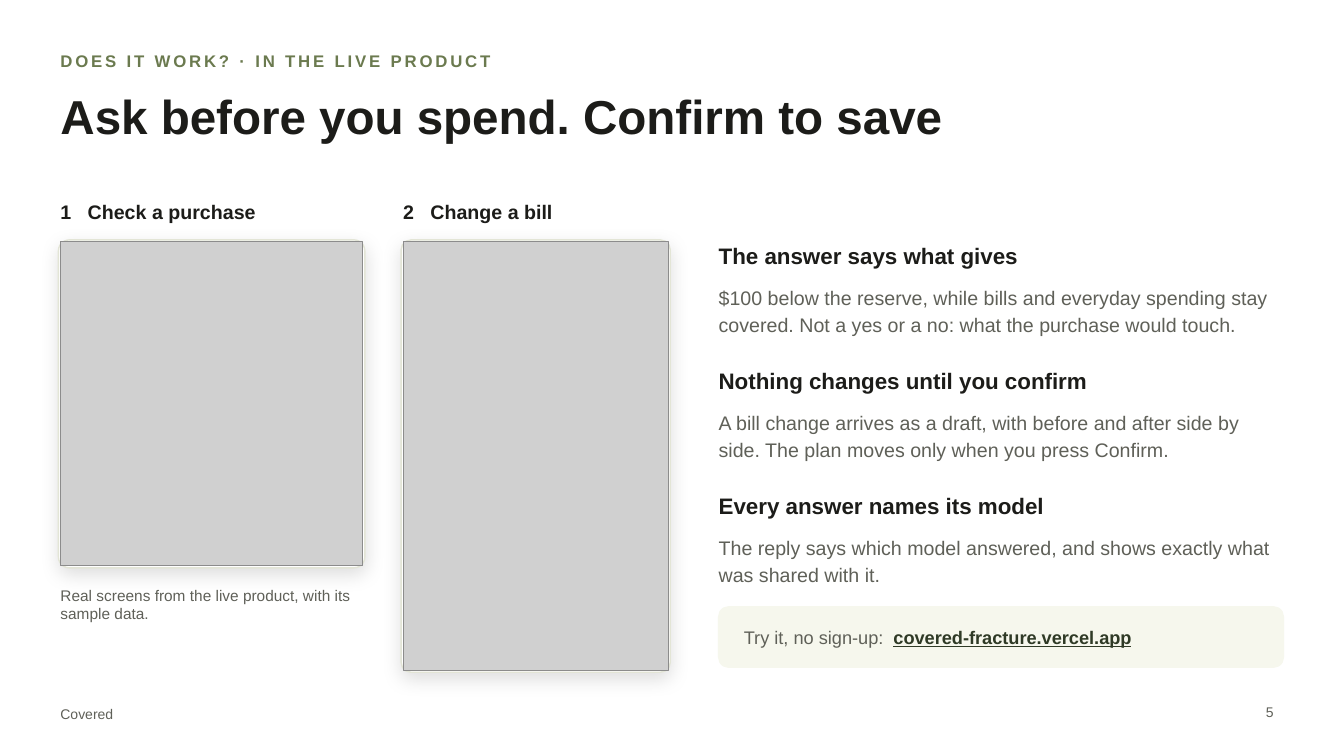
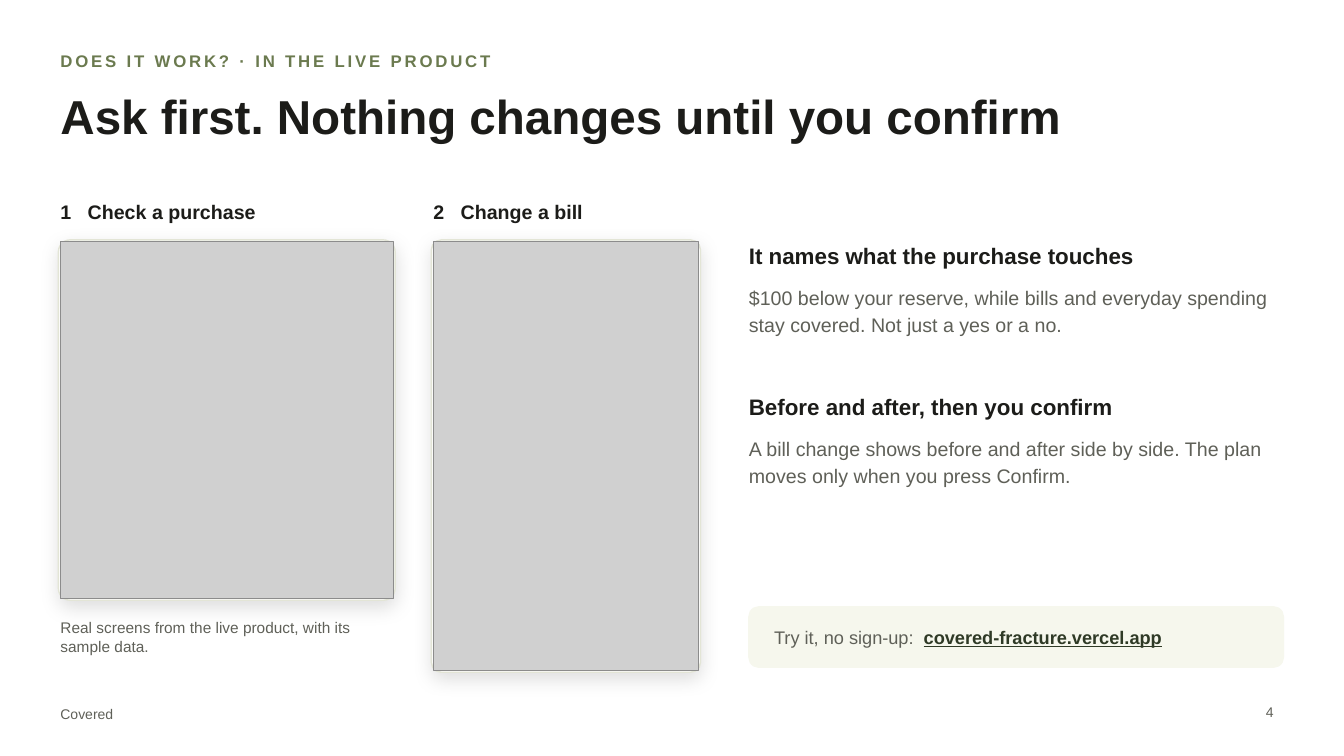
Before and after one commit to chinusoid/FractureTeam, a slide deck: slide 4 of pitch/covered-pitch.pptx (slide 5 before the commit). Drawn at 1344x756 pixels with LibreOffice and Linux fonts; fonts in the diff are those of the drawing; grey boxes stand for pictures. Boxes give left, top, right and bottom in pixels: in the first picture for what was removed or moved away, otherwise in the second. Text is boxed around its words. In the diff, an @@ line names an element or a change of style, - is before the commit and + after.

```diff
--- a/pitch/covered-pitch.pptx
+++ b/pitch/covered-pitch.pptx
@@ title at [60,99,1060,143]: text changed @@
-Ask before you spend. Confirm to save
+Ask first. Nothing changes until you confirm
@@ rounded rectangle: place and size @@
-rounded rectangle at [58,240,365,568]
+rounded rectangle at [58,240,395,601]
@@ rounded rectangle at [58,240,395,601]: proportions changed @@
@@ picture: place and size @@
-picture at [60,242,363,566]
+picture at [60,242,393,599]
@@ 1 picture, 1 text, 1 rounded rectangle: place and size @@
-1 picture, 1 text, 1 rounded rectangle at [401,204,670,673]
+1 picture, 1 text, 1 rounded rectangle at [432,204,701,673]
@@ text at [749,247,1134,269]: text changed @@
-The answer says what gives
+It names what the purchase touches
@@ text at [749,290,1267,336]: text changed @@
-$100 below the reserve, while bills and everyday spending stay covered. Not a yes or a no: what the purchase would touch.
+$100 below your reserve, while bills and everyday spending stay covered. Not just a yes or a no.
@@ text at [749,398,1112,420]: text changed @@
-Nothing changes until you confirm
+Before and after, then you confirm
@@ text at [749,442,1261,487]: text changed @@
-A bill change arrives as a draft, with before and after side by side. The plan moves only when you press Confirm.
+A bill change shows before and after side by side. The plan moves only when you press Confirm.
@@ text removed at [719,497,1044,519] @@
-Every answer names its model
@@ text removed at [719,541,1269,582] @@
-The reply says which model answered, and shows exactly what was shared with it.
@@ text "Real screens from the live ...": place and size @@
-text "Real screens from the live ..." at [60,590,350,622]
+text "Real screens from the live ..." at [60,622,350,655]
@@ rounded rectangle: place and size @@
-rounded rectangle at [719,607,1284,667]
+rounded rectangle at [749,607,1284,667]
@@ text "Try it, no sign-up: covered-fracture.vercel.app": place and size @@
-text "Try it, no sign-up: covered-fracture.vercel.app" at [744,630,1131,648]
+text "Try it, no sign-up: covered-fracture.vercel.app" at [774,630,1162,648]
@@ page number at [1266,707,1274,717]: text changed @@
-5
+4
```
Also in this commit, not shown: 9 other slides changed, 3 other files.
